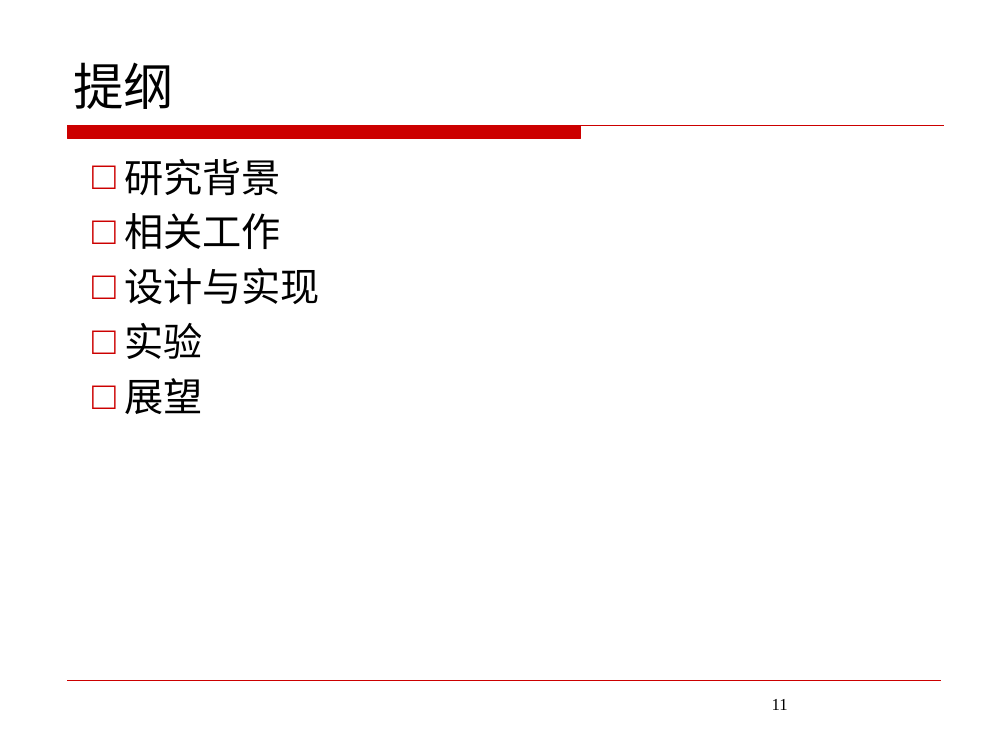
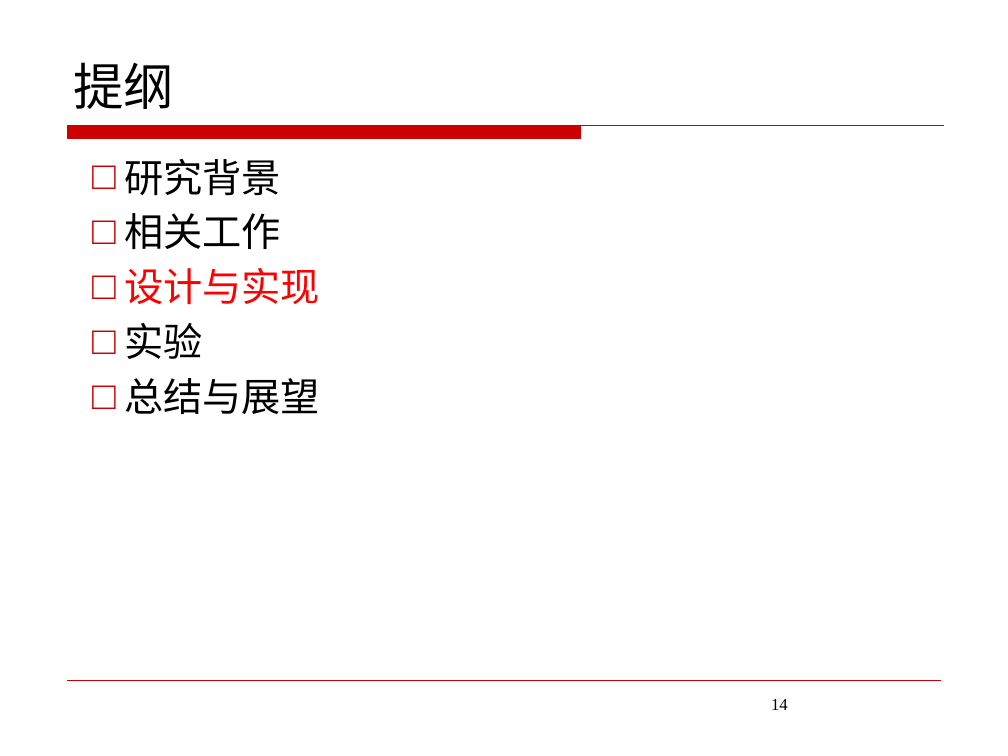
Before and after one commit to JoeHF/aet_data, a slide deck: slide 14 of 答辩/答辩ppt.pptx (slide 11 before the commit). Drawn at 1008x756 pixels with LibreOffice and Linux fonts; fonts in the diff are those of the drawing; background and template pictures are left out. Boxes give left, top, right and bottom in pixels: in the first picture for what was removed or moved away, otherwise in the second. Text is boxed around its words. In the diff, an @@ line names an element or a change of style, - is before the commit and + after.

```diff
--- a/答辩/答辩ppt.pptx
+++ b/答辩/答辩ppt.pptx
@@ text at (124,268,320,304): text colour #000000 to #FF0000 in "设计与实现" @@
@@ text at (124,378,320,414): text changed @@
-□ 展望
+□ 总结与展望
@@ page number at (771,699,788,710): text changed @@
-11
+14
```
Also in this commit, not shown: 8 other slides changed, 23 slides added, 19 slides removed, 11 other files.
